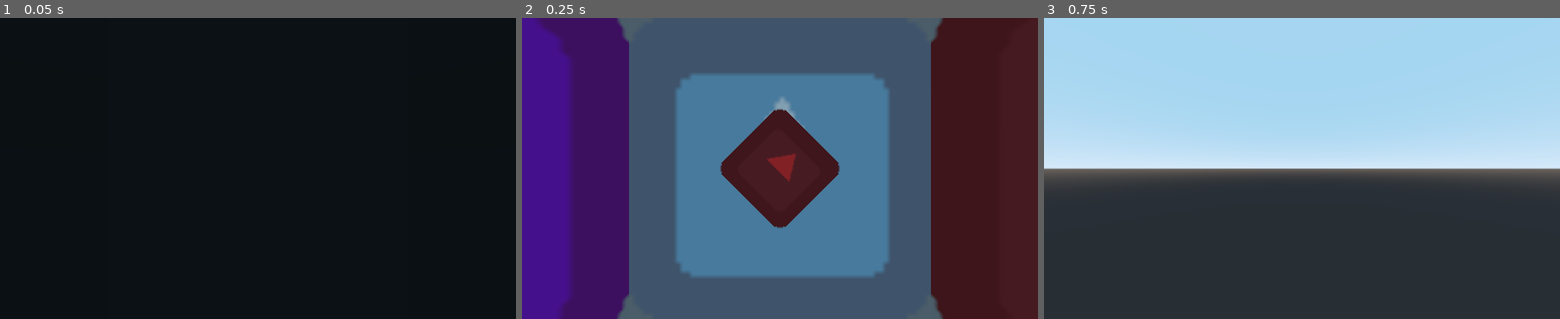
Above: before the commit, frames 1-3 (left to right).
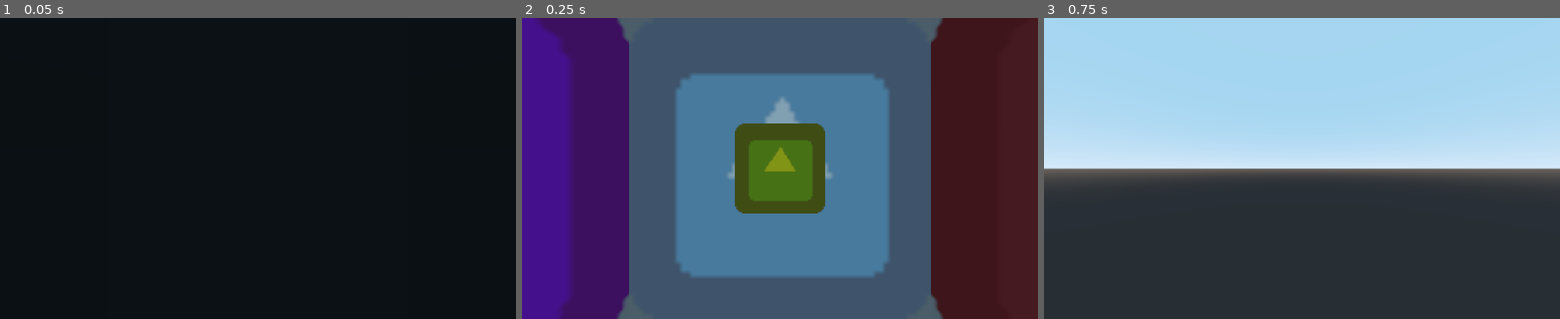
Above: after the commit, the same moments.

Repository: bemain/game-jam-2022w8
Game: Godot game, scene res://World.tscn
The game is run twice, just before and just after one commit, with the same random seed, the same clock (stepped at 60 frames per second) and the same inputs. The engine's default icon, where the game draws it, is replaced by a stand-in: a white triangle on a blue panel in a dark square.
Inputs (mouse positions are in pixels of both pictures, inside the frame that each line leads up to):
- Up to frame 1 (0.05 s): no input
- Up to frame 2 (0.25 s): no input
- Up to frame 3 (0.75 s): tap Enter at 0.5 s; move the mouse to (1276, 228) at 0.52 s; hold W from 0.53 s (still down); tap Q at 0.6 s; click (1276, 228) at 0.67 s

Frame 1 is identical in both runs. In frame 2, 6.1% of the frame differs, in the area x 38-62%, y 30-70%; in frame 3, nothing differs.

Commit message:
Create GrabableItem

Diff:
--- a/Gamestate.gd
+++ b/Gamestate.gd
@@ -1,4 +1,4 @@
 extends Node
 
-export(Array, int) var items
-export(int) var selected_item
+export(Array, String) var items
+export(String) var selected_item
--- a/Rotate.gd
+++ b/Items/GrabableItem.gd
@@ -1,11 +1,12 @@
-extends Sprite
+extends Node2D
 
-
+export(String) var item_name = "Test"
 
 
 func _on_Area2D_input_event(viewport, event, shape_idx):
 	if event is InputEventMouseButton \
 	and event.button_index == BUTTON_LEFT \
 	and event.pressed:
-
-		rotate(deg2rad(45))
+		Gamestate.items.append(item_name)
+		print(Gamestate.items)
+		queue_free()
--- /dev/null
+++ b/Items/GrabableItem.tscn
@@ -0,0 +1,22 @@
+[gd_scene load_steps=4 format=2]
+
+[ext_resource path="res://icon.png" type="Texture" id=1]
+[ext_resource path="res://Items/GrabableItem.gd" type="Script" id=2]
+
+[sub_resource type="RectangleShape2D" id=1]
+resource_local_to_scene = true
+
+[node name="GrabableItem" type="Node2D"]
+script = ExtResource( 2 )
+
+[node name="Sprite" type="Sprite" parent="."]
+modulate = Color( 1, 0.843137, 0, 1 )
+scale = Vector2( 0.3, 0.3 )
+texture = ExtResource( 1 )
+
+[node name="Area2D" type="Area2D" parent="."]
+
+[node name="CollisionShape2D" type="CollisionShape2D" parent="Area2D"]
+shape = SubResource( 1 )
+
+[connection signal="input_event" from="Area2D" to="." method="_on_Area2D_input_event"]
--- a/Rooms/Room_Test.tscn
+++ b/Rooms/Room_Test.tscn
@@ -1,53 +1,54 @@
-[gd_scene load_steps=4 format=2]
+[gd_scene load_steps=3 format=2]
 
 [ext_resource path="res://icon.png" type="Texture" id=1]
-[ext_resource path="res://Rotate.gd" type="Script" id=2]
-
-[sub_resource type="RectangleShape2D" id=1]
-extents = Vector2( 31.2305, 31.2306 )
+[ext_resource path="res://Items/GrabableItem.tscn" type="PackedScene" id=2]
 
 [node name="Room_Test" type="Node2D"]
+__meta__ = {
+"_edit_lock_": true
+}
 
 [node name="Wall1" type="Sprite" parent="."]
 scale = Vector2( 16, 16 )
 texture = ExtResource( 1 )
+__meta__ = {
+"_edit_lock_": true
+}
 
-[node name="Wall2" type="Sprite" parent="Wall1"]
-modulate = Color( 1, 0.027451, 0.027451, 1 )
-rotation = 0.785398
-scale = Vector2( 0.3, 0.3 )
-texture = ExtResource( 1 )
-script = ExtResource( 2 )
-
-[node name="Area2D" type="Area2D" parent="Wall1/Wall2"]
-rotation = 5.96047e-08
-
-[node name="CollisionShape2D" type="CollisionShape2D" parent="Wall1/Wall2/Area2D"]
-rotation = -2.98023e-08
-shape = SubResource( 1 )
+[node name="GrabableItem" parent="Wall1" instance=ExtResource( 2 )]
 
 [node name="Wall2" type="Sprite" parent="."]
 modulate = Color( 1, 0.027451, 0.027451, 1 )
 position = Vector2( 1024, 0 )
 scale = Vector2( 16, 16 )
 texture = ExtResource( 1 )
+__meta__ = {
+"_edit_lock_": true
+}
 
 [node name="Wall3" type="Sprite" parent="."]
 self_modulate = Color( 0.141176, 0.921569, 0.027451, 1 )
 position = Vector2( 2048, 0 )
 scale = Vector2( 16, 16 )
 texture = ExtResource( 1 )
+__meta__ = {
+"_edit_lock_": true
+}
 
 [node name="Wall4" type="Sprite" parent="."]
 modulate = Color( 0.972549, 0, 0.776471, 1 )
 position = Vector2( 3072, 0 )
 scale = Vector2( 16, 16 )
 texture = ExtResource( 1 )
+__meta__ = {
+"_edit_lock_": true
+}
 
 [node name="Ceiling" type="Sprite" parent="."]
 modulate = Color( 0.972549, 0.478431, 0, 1 )
 position = Vector2( 0, -1024 )
 scale = Vector2( 16, 16 )
 texture = ExtResource( 1 )
-
-[connection signal="input_event" from="Wall1/Wall2/Area2D" to="Wall1/Wall2" method="_on_Area2D_input_event"]
+__meta__ = {
+"_edit_lock_": true
+}
